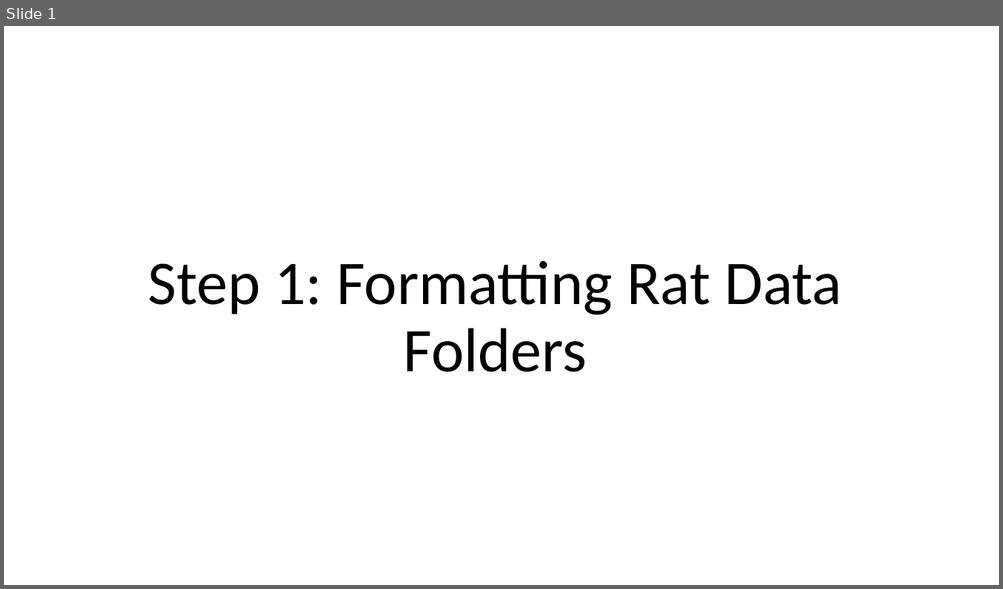
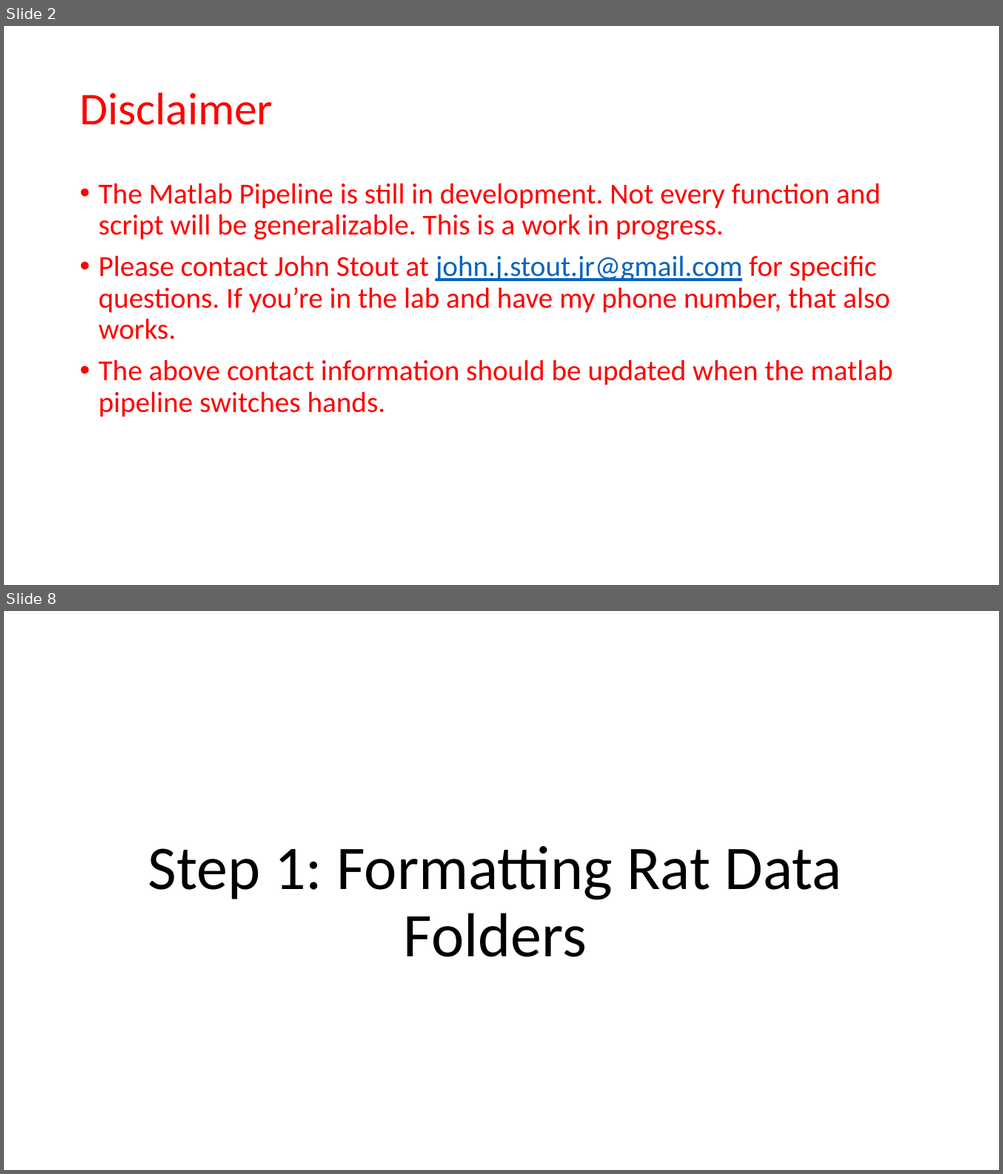
Before and after one commit to GriffinLabCode/GriffinCode, a slide deck: 1. Matlab Pipeline/Using the Matlab Pipeline.pptx. Shown one above the other, each under a label of ours: slide 1 before the commit, slides 2 and 8 after it; the slides between them are not shown. The pictures are 1003x589 and 1003x1174 pixels, drawn with LibreOffice and Linux fonts; fonts in the diff are those of the drawing. Boxes give left, top, right and bottom in pixels: in the first picture for what was removed or moved away, otherwise in the second. Text is boxed around its words. In the diff, an @@ line names an element or a change of style, - is before the commit and + after.

```diff
--- a/1. Matlab Pipeline/Using the Matlab Pipeline.pptx
+++ b/1. Matlab Pipeline/Using the Matlab Pipeline.pptx
@@ slide 2 added at box(4, 26, 999, 585), background #FFFFFF @@
@@ title added at box(79, 93, 273, 125), 44 pt, text #FF0000 @@
+Disclaimer
@@ text added at box(99, 183, 893, 417), 28 pt, text #FF0000 @@
+• The Matlab Pipeline is still in development. Not every function and script will be generalizable. This is a work in progress.
+• Please contact John Stout at john.j.stout.jr@gmail.com for specific questions. If you’re in the lab and have my phone number, that also works.
+• The above contact information should be updated when the matlab pipeline switches hands.
@@ what was slide 1 is now slide 8 @@
```
Also in this commit, not shown: 3 slides changed, 14 other slides added, 34 other files.
